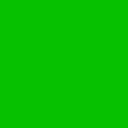
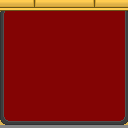
Two versions of the same layered image (128x128). Layer-by-layer changes:
showed "Layer 1", painted on it over [0, 0, 128, 128]
painted on "Background" over [0, 0, 128, 128]
